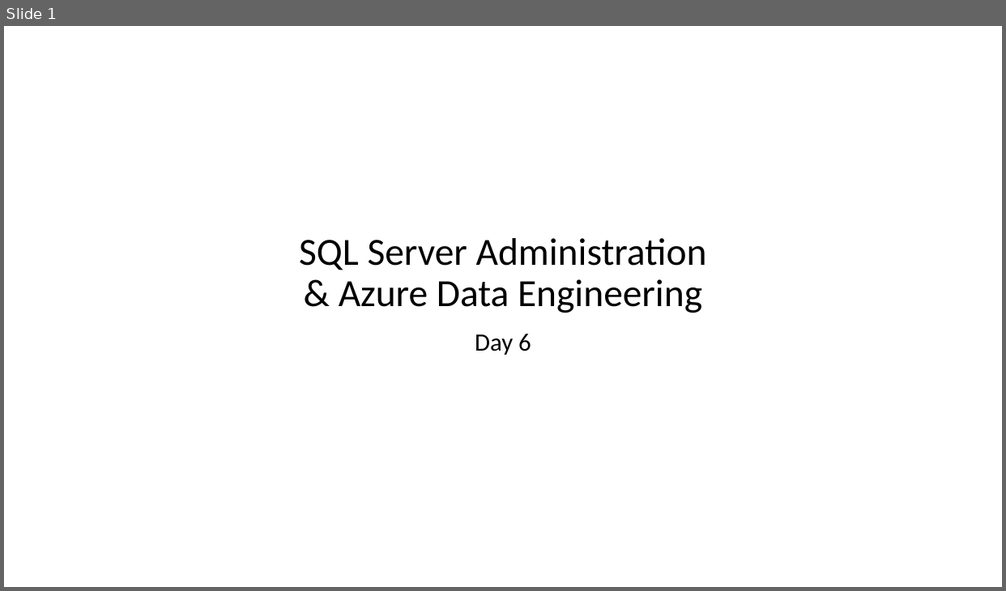
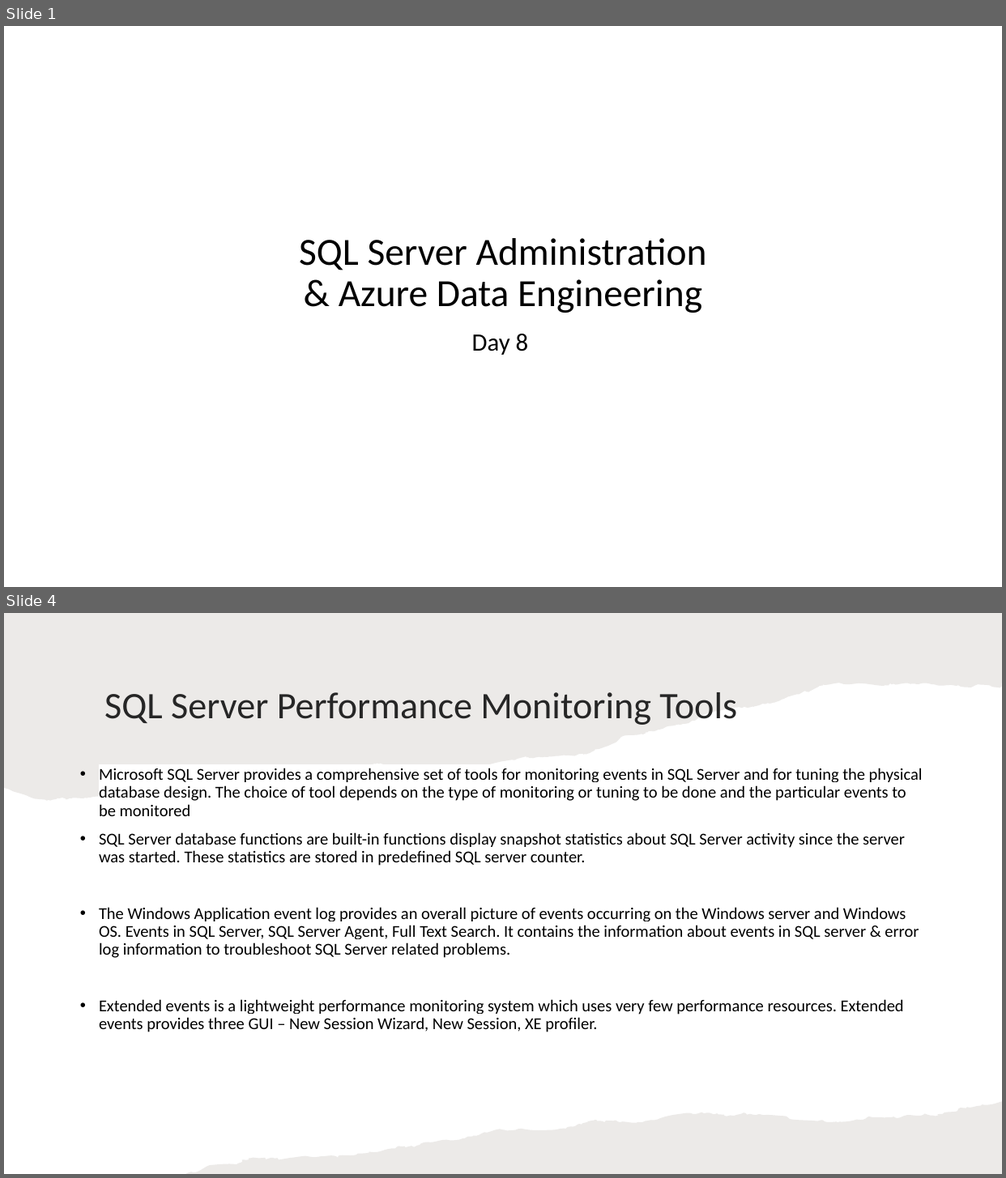
Before and after one commit to imcuteani/SQL_Server_Azure_Data_Engineering, a slide deck: Decks/day-8/SQL Server Administration & Azure Data Engineering-day-8.pptx. Shown one above the other, each under a label of ours: slide 1 before the commit, slides 1 and 4 after it; the slides between them are not shown. The pictures are 1006x591 and 1006x1178 pixels, drawn with LibreOffice and Linux fonts; fonts in the diff are those of the drawing; background and template pictures are left out. Boxes give left, top, right and bottom in pixels: in the first picture for what was removed or moved away, otherwise in the second. Text is boxed around its words. In the diff, an @@ line names an element or a change of style, - is before the commit and + after.

```diff
--- a/Decks/day-8/SQL Server Administration & Azure Data Engineering-day-8.pptx
+++ b/Decks/day-8/SQL Server Administration & Azure Data Engineering-day-8.pptx
@@ slide 4 added at [4, 613, 1002, 1174], background #FFFFFF @@
@@ freeform shape added at [4, 613, 1002, 801], fill #82766A at 15% opacity @@
@@ title added at [104, 692, 737, 725], 36 pt, text #262626 @@
+SQL Server Performance Monitoring Tools
@@ text added at [99, 768, 923, 1033], 16 pt, text #000000 @@
+• Microsoft SQL Server provides a comprehensive set of tools for monitoring events in SQL Server and for tuning the physical database design. The choice of tool depends on the type of monitoring or tuning to be done and the particular events to be monitored
+• SQL Server database functions are built-in functions display snapshot statistics about SQL Server activity since the server was started. These statistics are stored in predefined SQL server counter.
+• The Windows Application event log provides an overall picture of events occurring on the Windows server and Windows OS. Events in SQL Server, SQL Server Agent, Full Text Search. It contains the information about events in SQL server & error log information to troubleshoot SQL Server related problems.
+• Extended events is a lightweight performance monitoring system which uses very few performance resources. Extended events provides three GUI – New Session Wizard, New Session, XE profiler.
@@ freeform shape added at [186, 1102, 1002, 1174], fill #82766A at 15% opacity @@
@@ slide 1 changed as well @@
@@ subtitle at [472, 334, 529, 355]: text changed @@
-Day 6
+Day 8
```
Also in this commit, not shown: 7 other slides changed, 8 other slides added, 6 slides removed, 43 other files.
